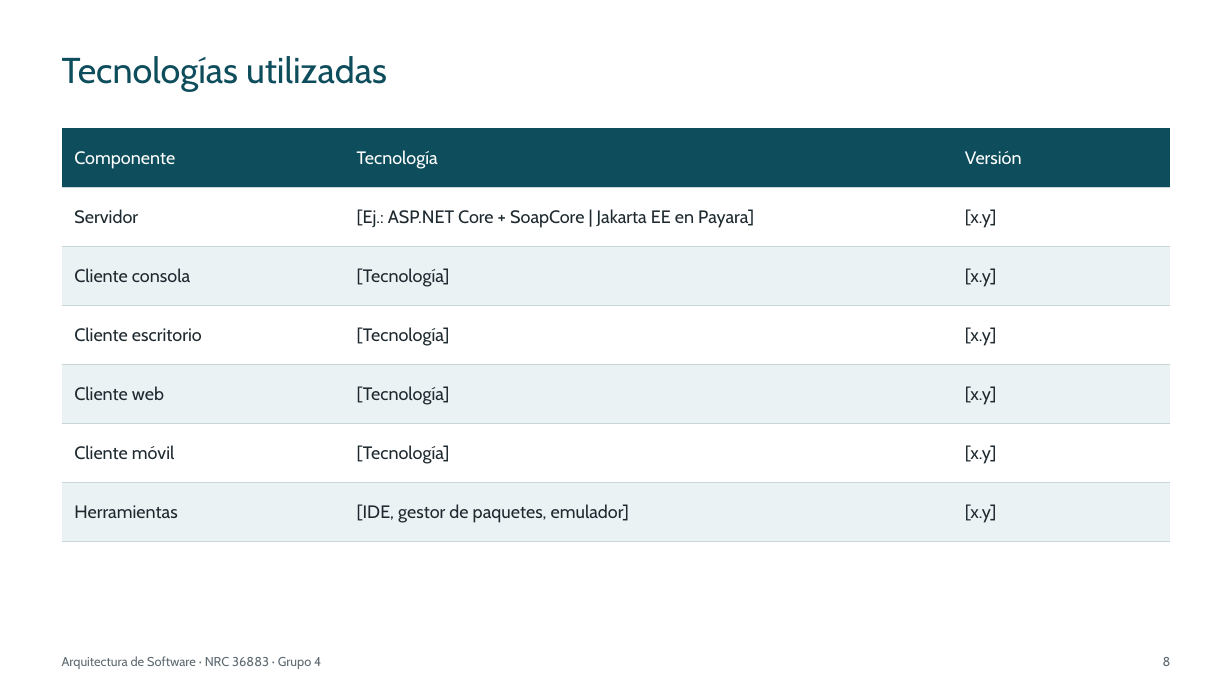
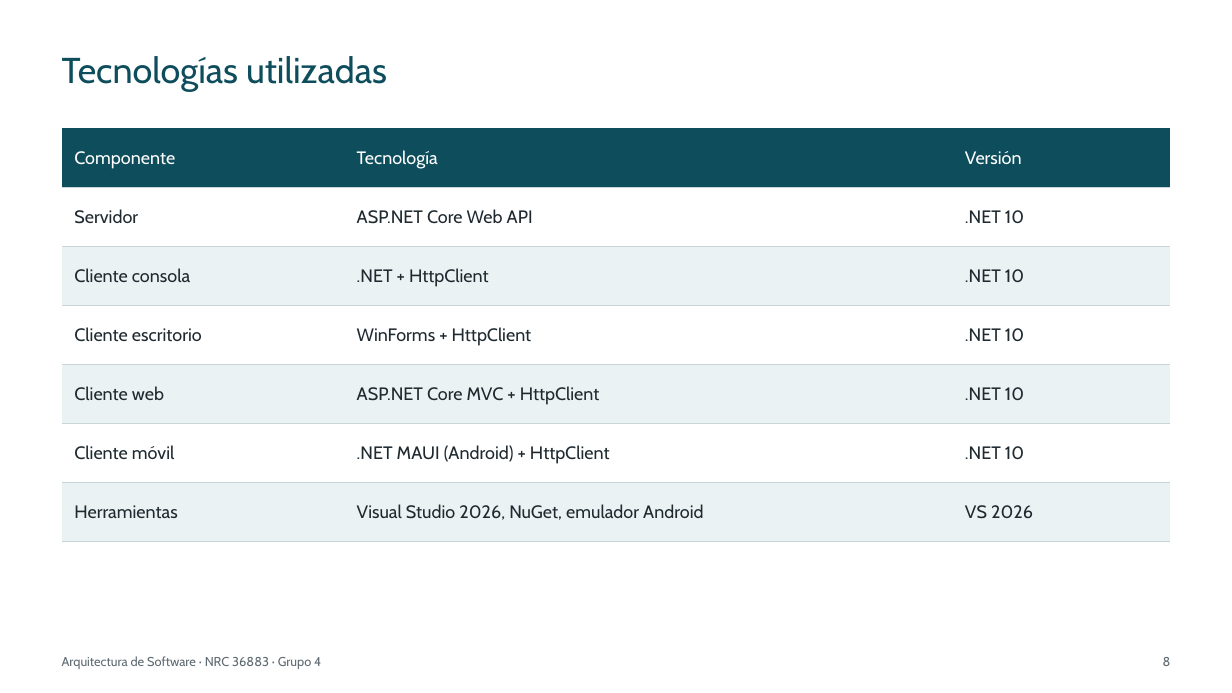
Before and after one commit to IMarcusDev/TI.1.4.-PAO202651_RESTFUL_DOTNET_SINBDD_NRC_36883_GR04, a slide deck: slide 8 of 05. DOCUMENTACION/PRESENTACION TI.1.4. RESTFUL sin BDD en DOTNET GR4.pptx. Drawn at 1232x693 pixels with LibreOffice and Linux fonts; fonts in the diff are those of the drawing. Boxes give left, top, right and bottom in pixels: in the first picture for what was removed or moved away, otherwise in the second. Text is boxed around its words. In the diff, an @@ line names an element or a change of style, - is before the commit and + after.

```diff
--- a/05. DOCUMENTACION/PRESENTACION TI.1.4. RESTFUL sin BDD en DOTNET GR4.pptx
+++ b/05. DOCUMENTACION/PRESENTACION TI.1.4. RESTFUL sin BDD en DOTNET GR4.pptx
@@ table at bbox=[62, 128, 1171, 542] @@
-row 2, column 2: [Ej.: ASP.NET Core + SoapCore | Jakarta EE en Payara]
+row 2, column 2: ASP.NET Core Web API
-row 2, column 3: [x.y]
+row 2, column 3: .NET 10
-row 3, column 2: [Tecnología]
+row 3, column 2: .NET + HttpClient
-row 3, column 3: [x.y]
+row 3, column 3: .NET 10
-row 4, column 2: [Tecnología]
+row 4, column 2: WinForms + HttpClient
-row 4, column 3: [x.y]
+row 4, column 3: .NET 10
-row 5, column 2: [Tecnología]
+row 5, column 2: ASP.NET Core MVC + HttpClient
-row 5, column 3: [x.y]
+row 5, column 3: .NET 10
-row 6, column 2: [Tecnología]
+row 6, column 2: .NET MAUI (Android) + HttpClient
-row 6, column 3: [x.y]
+row 6, column 3: .NET 10
-row 7, column 2: [IDE, gestor de paquetes, emulador]
+row 7, column 2: Visual Studio 2026, NuGet, emulador Android
-row 7, column 3: [x.y]
+row 7, column 3: VS 2026
```
Also in this commit, not shown: 27 other slides changed.
